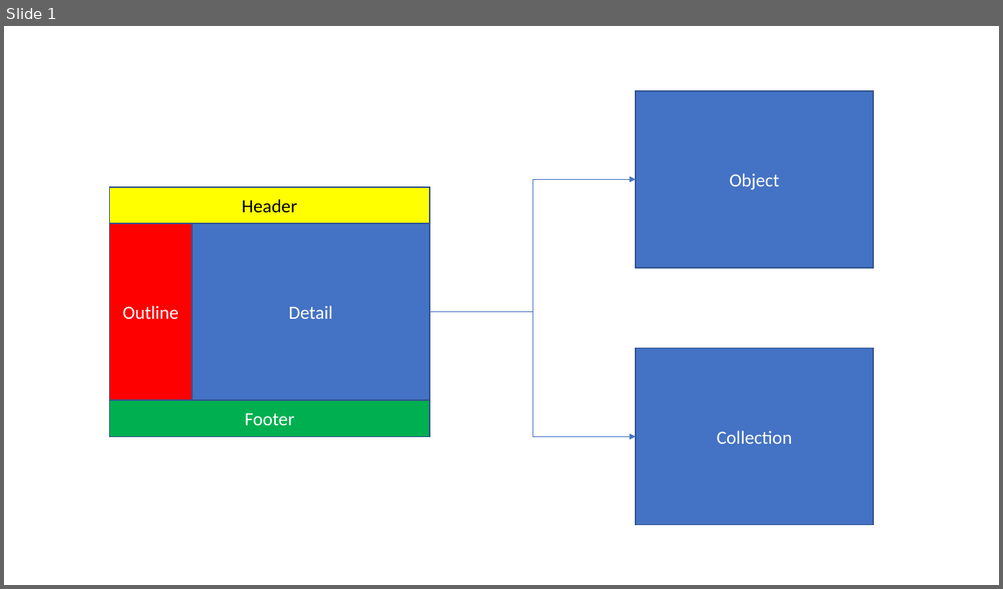
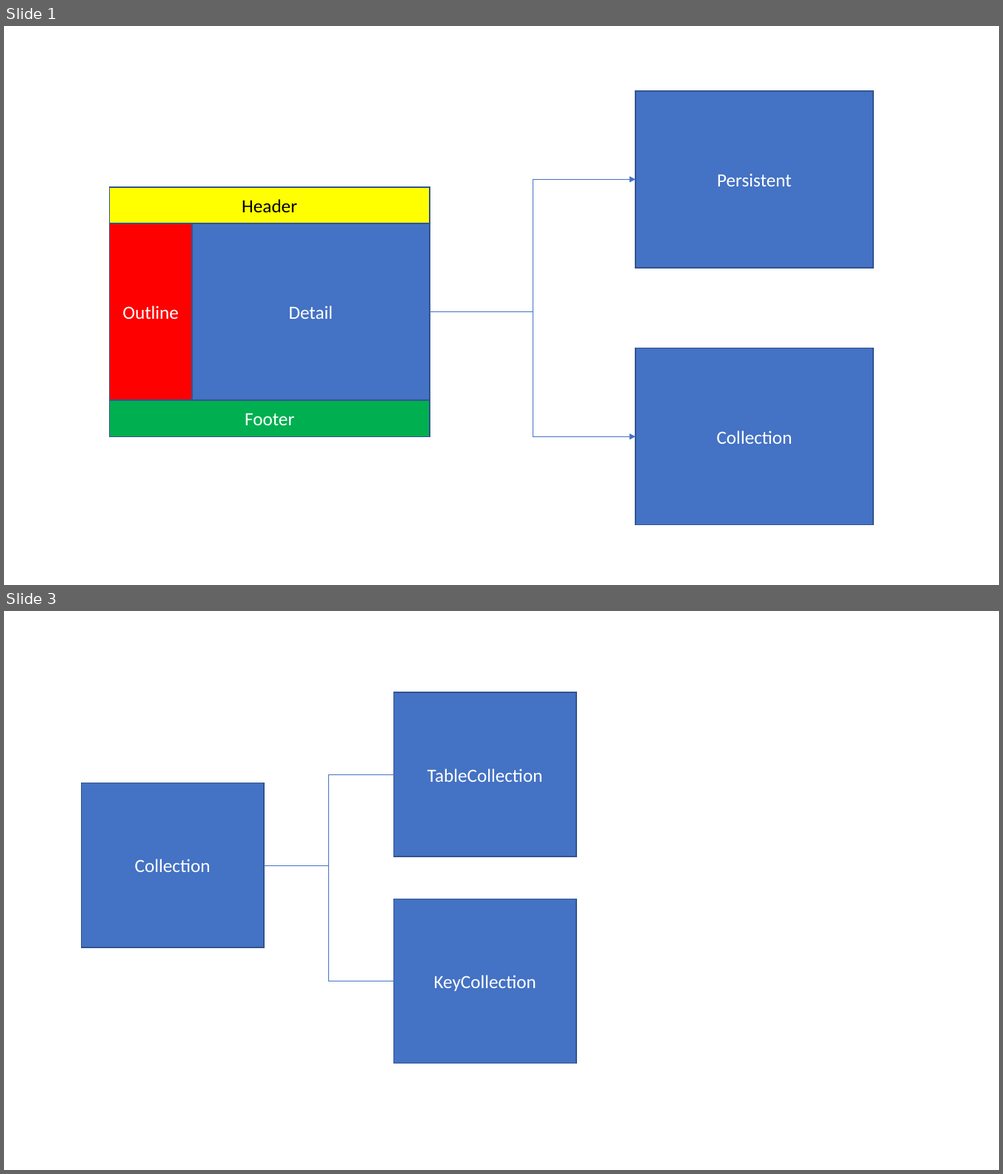
Before and after one commit to rollerdo/ivyts, a slide deck: doc/Design.pptx. Shown one above the other, each under a label of ours: slide 1 before the commit, slides 1 and 3 after it; the slides between them are not shown. The pictures are 1003x589 and 1003x1174 pixels, drawn with LibreOffice and Linux fonts; fonts in the diff are those of the drawing. Boxes give left, top, right and bottom in pixels: in the first picture for what was removed or moved away, otherwise in the second. Text is boxed around its words. In the diff, an @@ line names an element or a change of style, - is before the commit and + after.

```diff
--- a/doc/Design.pptx
+++ b/doc/Design.pptx
@@ slide 3 added at [4,611,999,1170], background #FFFFFF @@
@@ rectangle added at [393,692,575,857], fill #4472C4, outline #325491 1 pt, 18 pt, text #FFFFFF @@
+TableCollection
@@ rectangle added at [82,783,264,948], fill #4472C4, outline #325491 1 pt, 18 pt, text #FFFFFF @@
+Collection
@@ elbow line added from (264, 866) to (393, 775), #4472C4 0.5 pt @@
@@ elbow line added from (264, 866) to (393, 982), #4472C4 0.5 pt @@
@@ rectangle added at [393,899,575,1064], fill #4472C4, outline #325491 1 pt, 18 pt, text #FFFFFF @@
+KeyCollection
@@ slide 1 changed as well @@
@@ text in rectangle at [717,173,791,187]: text changed @@
-Object
+Persistent
```
Also in this commit, not shown: 1 other slide added, 1 slide removed, 40 other files.
